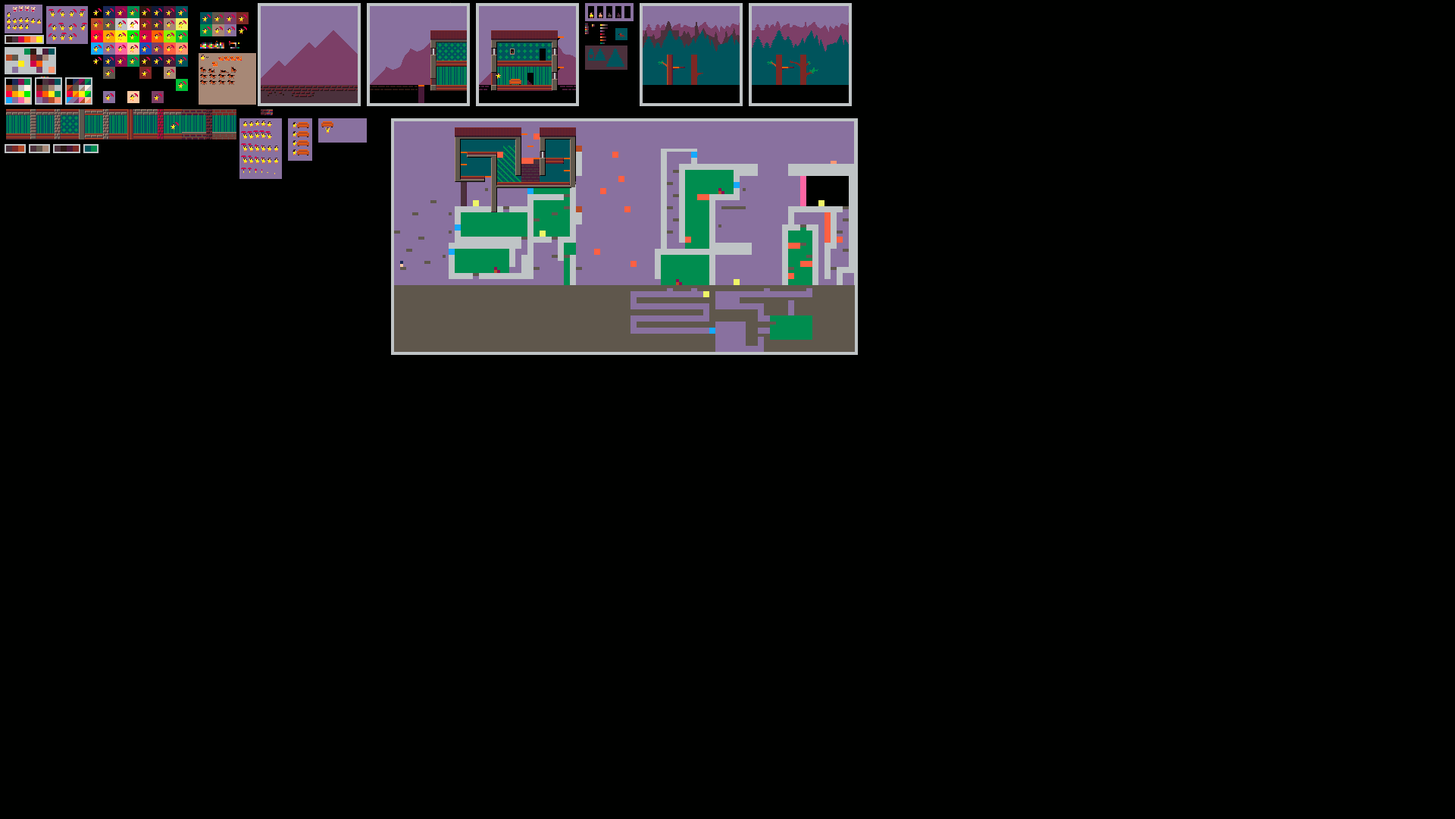
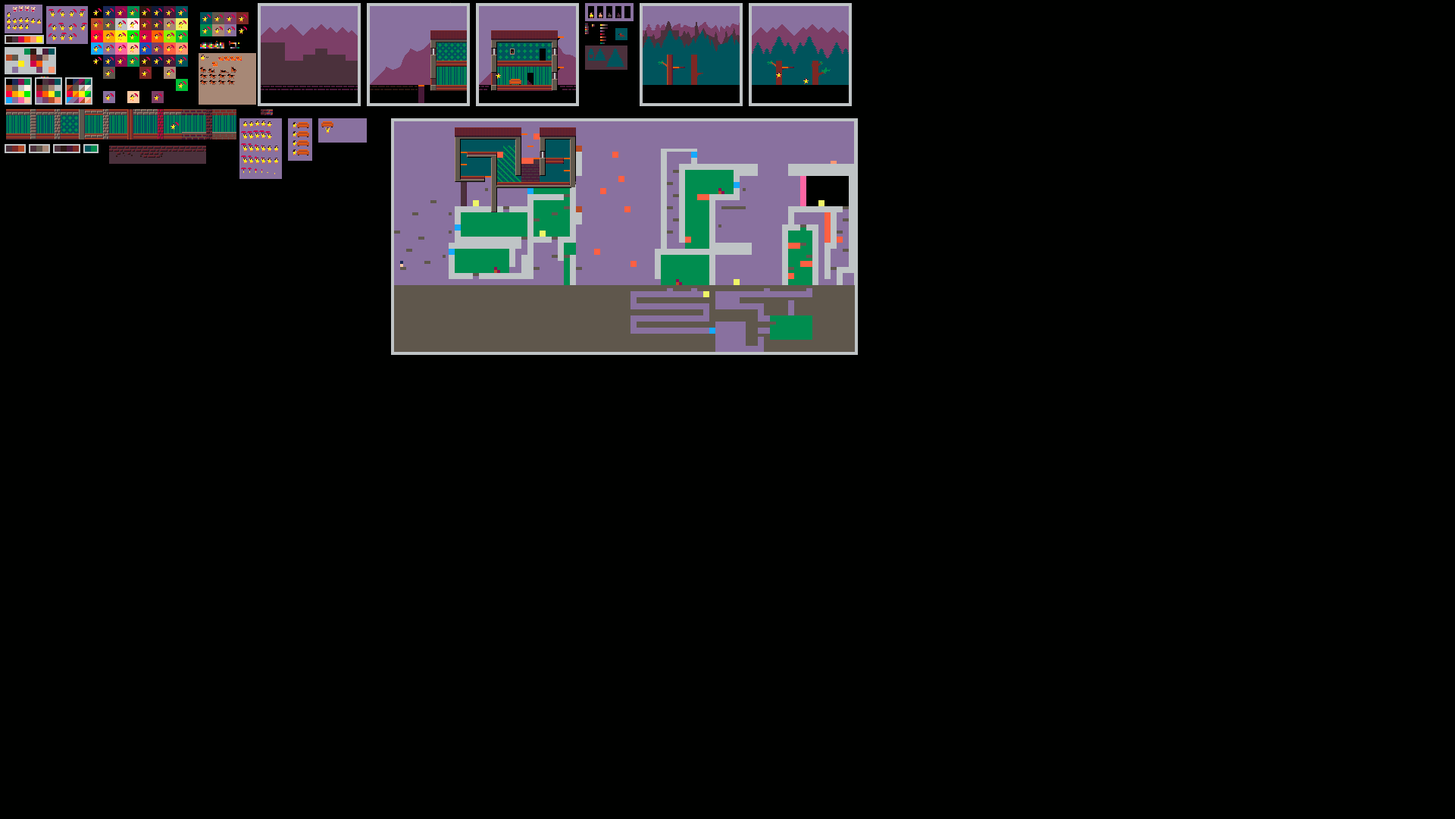
Revision of a layered w=1455, h=819 image; what changed, layer by layer:
painted on "Background" over (109, 21, 849, 164)
